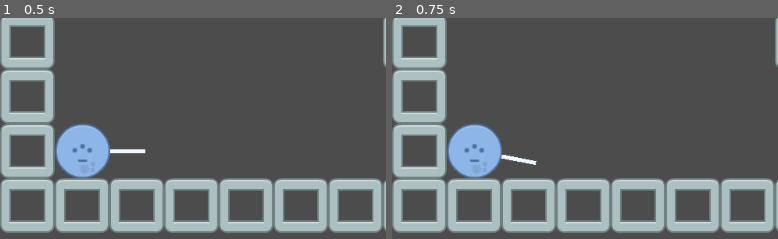
Above: before the commit, frames 1-2 (left to right).
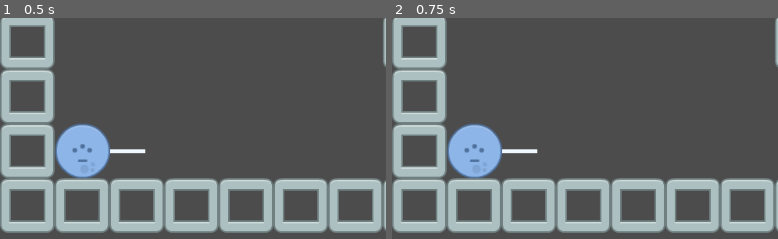
Above: after the commit, the same moments.

Repository: bsu-cs315/P1-Projectile-Launch
Game: Godot game, scene res://project/src/Level.tscn
The game is run twice, just before and just after one commit, with the same random seed, the same clock (stepped at 60 frames per second) and the same inputs.
Inputs:
- Up to frame 1 (0.5 s): no input
- Up to frame 2 (0.75 s): tap Enter at 0.5 s; hold Right (RotateAngleRight) from 0.53 s (still down); tap Down (DecreaseStrength) at 0.6 s
The pictures show only the part of the screen within x 0-50%, y 50-100%; the shares and areas given below are measured in that part.

Frame 1 is identical in both runs. In frame 2, 0.4% of the frame differs, in the area x 28-38%, y 59-67%.

Commit message:
clamp projectile angle betweeen 0 and 90 degrees

Diff:
--- a/project/src/Projectile.gd
+++ b/project/src/Projectile.gd
@@ -12,6 +12,7 @@
 			_angle -= PI / 16
 		if Input.is_action_just_pressed("RotateAngleRight"):
 			_angle += PI / 16
+		_angle = clamp(_angle, - PI /2, 0)
 		if Input.is_action_just_pressed("Launch"):
 			var direction = Vector2(1,0).rotated(_angle)
 			var velocity = direction * strength
